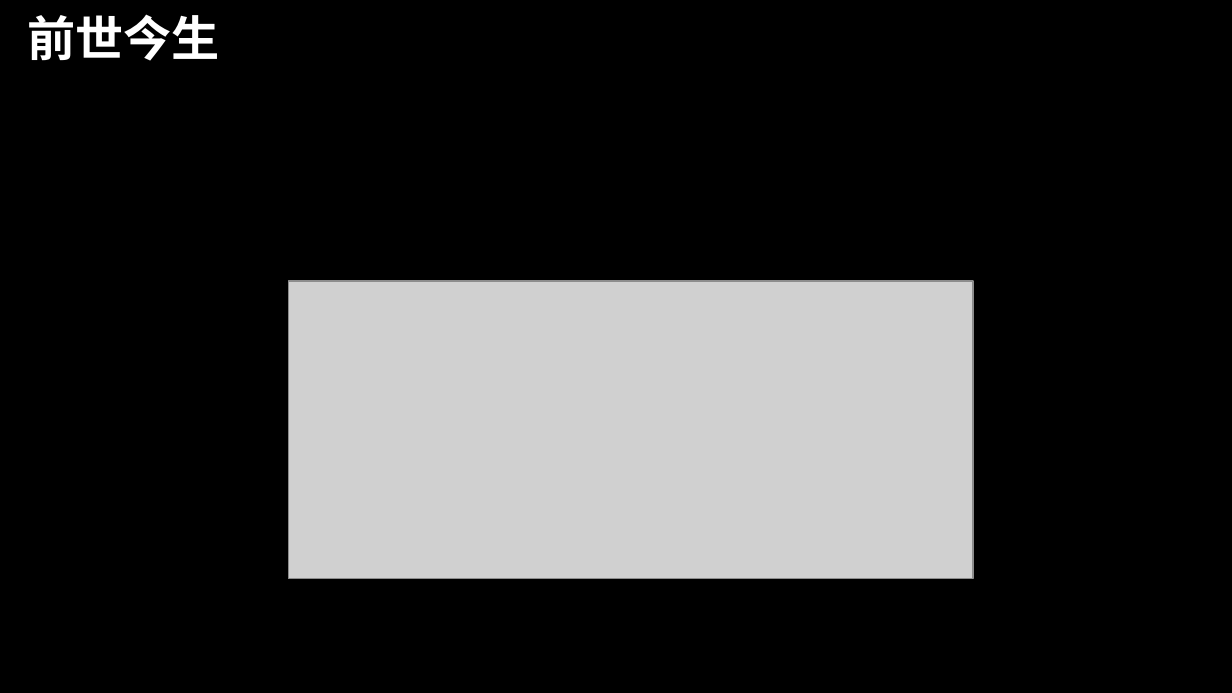
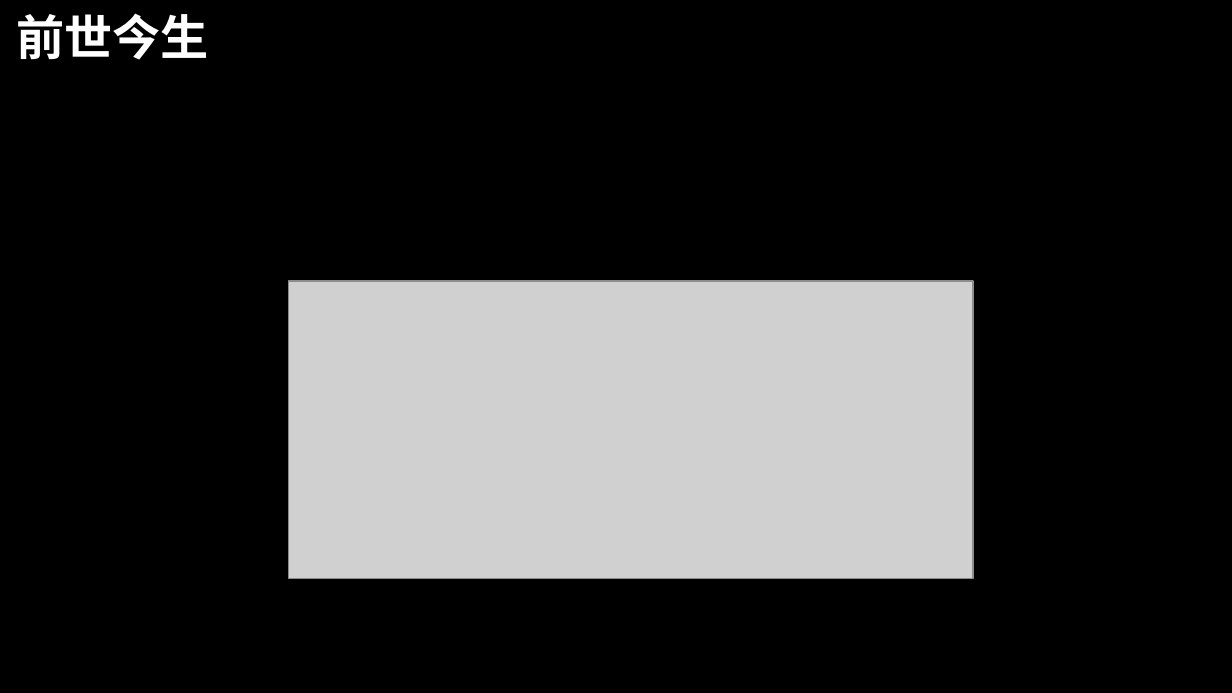
Before and after one commit to dislin/MyProject, a slide deck: slide 10 of Sinopec/Document/你的ERP.pptx. Drawn at 1232x693 pixels with LibreOffice and Linux fonts; fonts in the diff are those of the drawing; grey boxes stand for pictures; background and template pictures are left out. Boxes give left, top, right and bottom in pixels: in the first picture for what was removed or moved away, otherwise in the second. Text is boxed around its words. In the diff, an @@ line names an element or a change of style, - is before the commit and + after.

```diff
--- a/Sinopec/Document/你的ERP.pptx
+++ b/Sinopec/Document/你的ERP.pptx
@@ title "前世今生" moved from (x1=27, y1=14, x2=219, y2=61) to (x1=16, y1=13, x2=208, y2=60) @@
```
Also in this commit, not shown: 13 other slides changed, 4 slides added.
